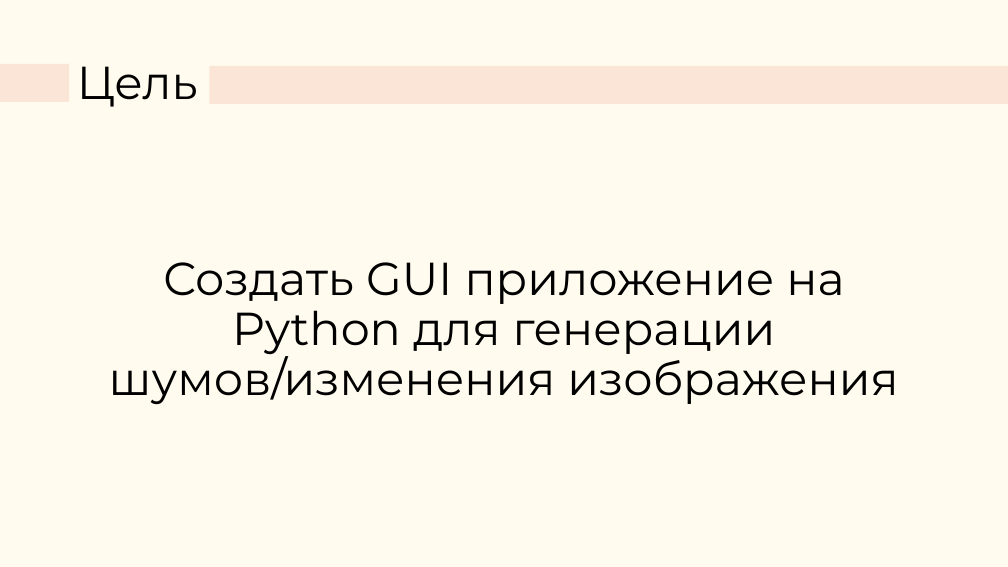
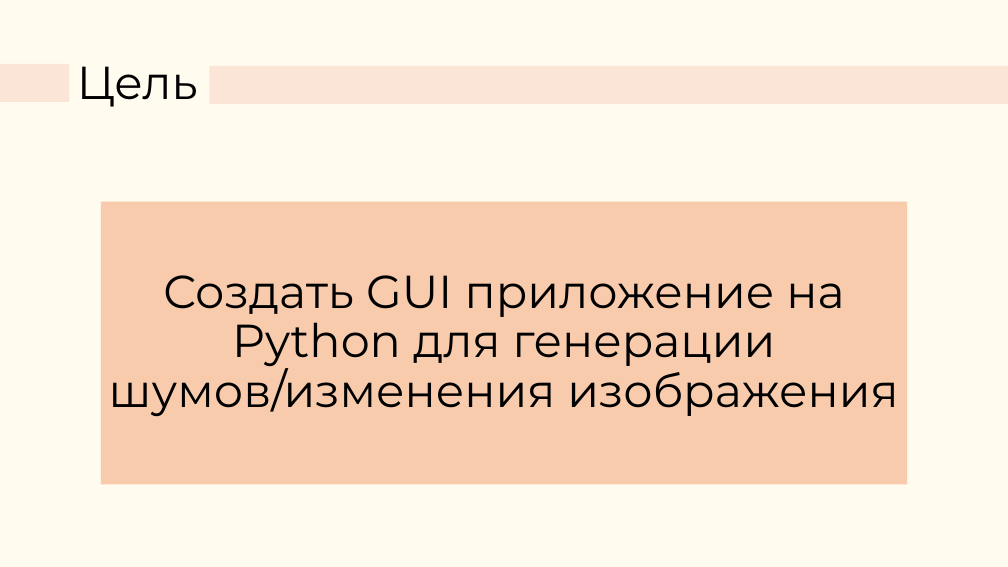
Before and after one commit to stoicismguy/K14_TerentevDA, a slide deck: slide 2 of К14_ТерентьевДА.pptx. Drawn at 1008x567 pixels with LibreOffice and Linux fonts; fonts in the diff are those of the drawing. Boxes give left, top, right and bottom in pixels: in the first picture for what was removed or moved away, otherwise in the second. Text is boxed around its words. In the diff, an @@ line names an element or a change of style, - is before the commit and + after.

```diff
--- a/К14_ТерентьевДА.pptx
+++ b/К14_ТерентьевДА.pptx
@@ text "Создать GUI приложение на Python ...": place and size @@
-text "Создать GUI приложение на Python ..." at (109, 262, 898, 405)
+text "Создать GUI приложение на Python ..." at (101, 202, 907, 485)
@@ text "Создать GUI приложение на Python ..." at (101, 202, 907, 485): fill none to #F8CBAD @@
```
Also in this commit, not shown: 5 other slides changed, 13 slides added, 1 slide removed.
